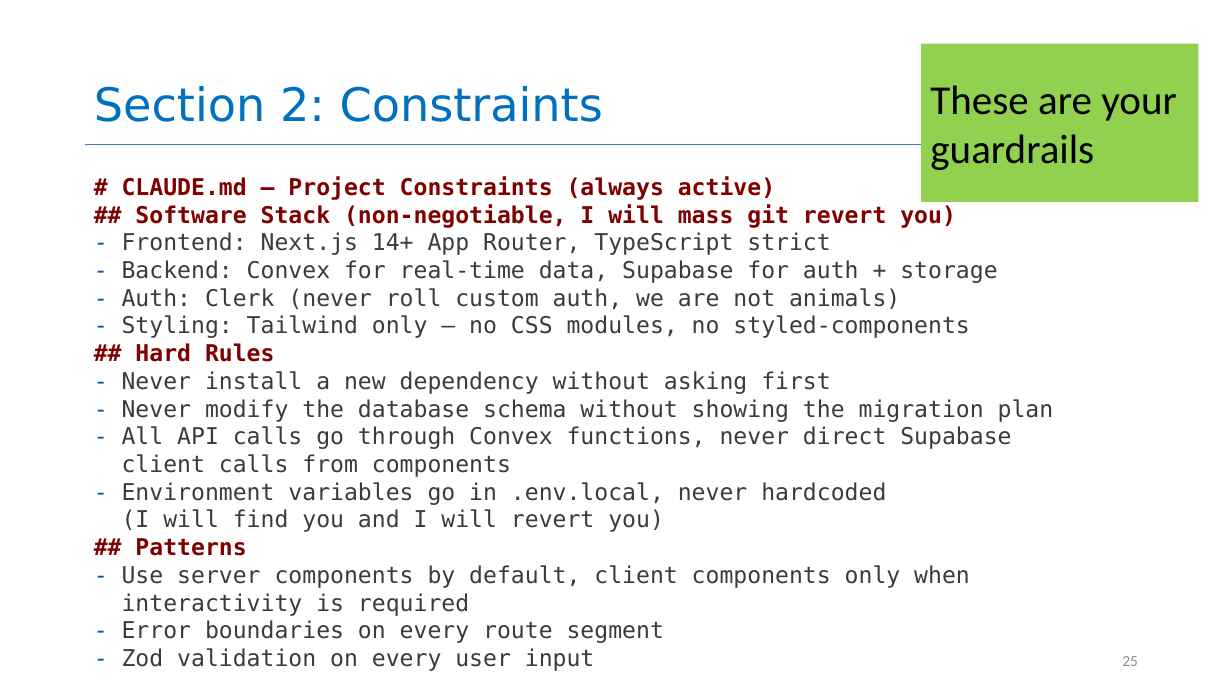
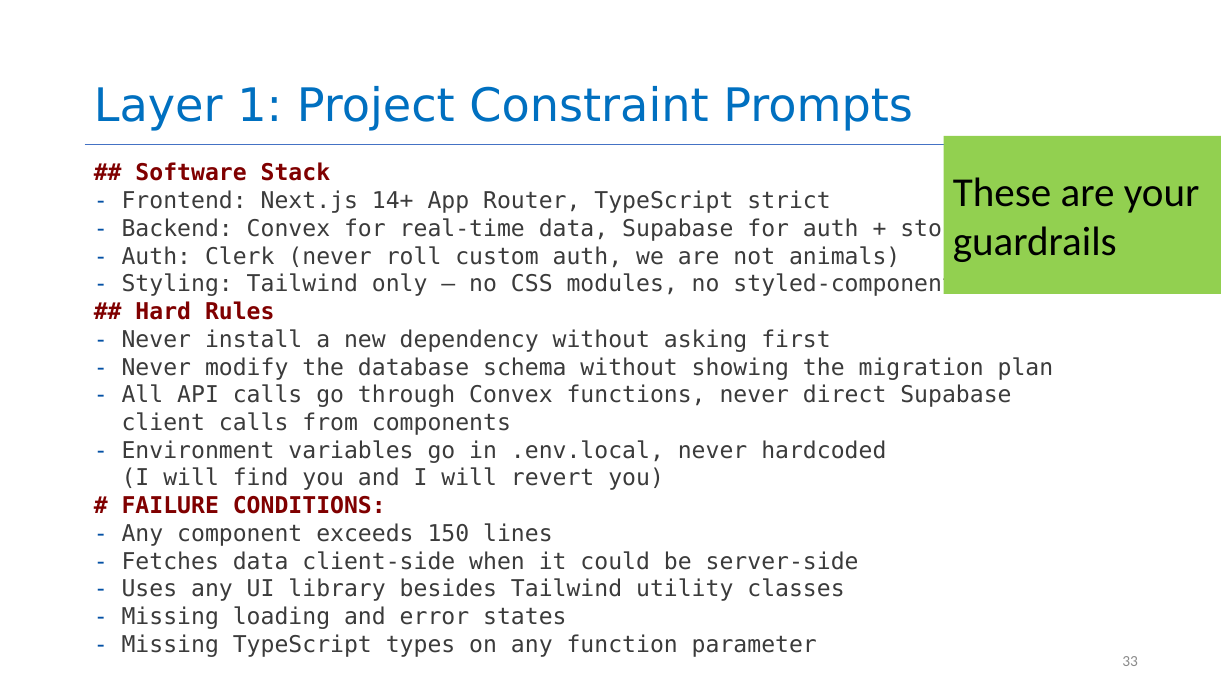
Before and after one commit to neu-se/CS4530-Spring-2026, a slide deck: slide 33 of Slides/Module 16 Using AI Agents.pptx (slide 25 before the commit). Drawn at 1232x693 pixels with LibreOffice and Linux fonts; fonts in the diff are those of the drawing. Boxes give left, top, right and bottom in pixels: in the first picture for what was removed or moved away, otherwise in the second. Text is boxed around its words. In the diff, an @@ line names an element or a change of style, - is before the commit and + after.

```diff
--- a/Slides/Module 16 Using AI Agents.pptx
+++ b/Slides/Module 16 Using AI Agents.pptx
@@ title at box(94, 86, 913, 131): text changed @@
-Section 2: Constraints
+Layer 1: Project Constraint Prompts
@@ rectangle "These are your guardrails": place and size @@
-rectangle "These are your guardrails" at box(921, 43, 1199, 201)
+rectangle "These are your guardrails" at box(944, 136, 1221, 294)
@@ text "## Software Stack": place and size @@
-text "## Software Stack" at box(122, 176, 1054, 671)
+text "## Software Stack" at box(122, 162, 1054, 657)
@@ text at box(135, 162, 331, 181): text changed @@
-# CLAUDE.md — Project Constraints (always active)
-## Software Stack (non-negotiable, I will mass git revert you)
+## Software Stack
@@ text at box(122, 496, 859, 657): text changed @@
-## Patterns
-- Use server components by default, client components only when
-interactivity is required
-- Error boundaries on every route segment
-- Zod validation on every user input
+# FAILURE CONDITIONS:
+- Any component exceeds 150 lines
+- Fetches data client-side when it could be server-side
+- Uses any UI library besides Tailwind utility classes
+- Missing loading and error states
+- Missing TypeScript types on any function parameter
@@ page number at box(1122, 656, 1138, 666): text changed @@
-25
+33
```
Also in this commit, not shown: 18 other slides changed, 10 slides added, 2 slides removed, 1 other file.
